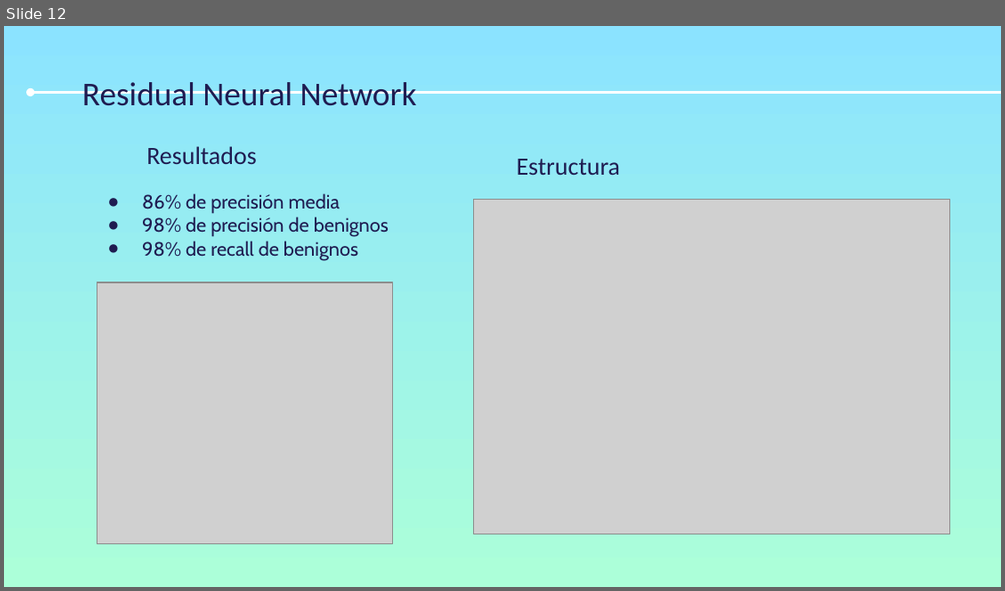
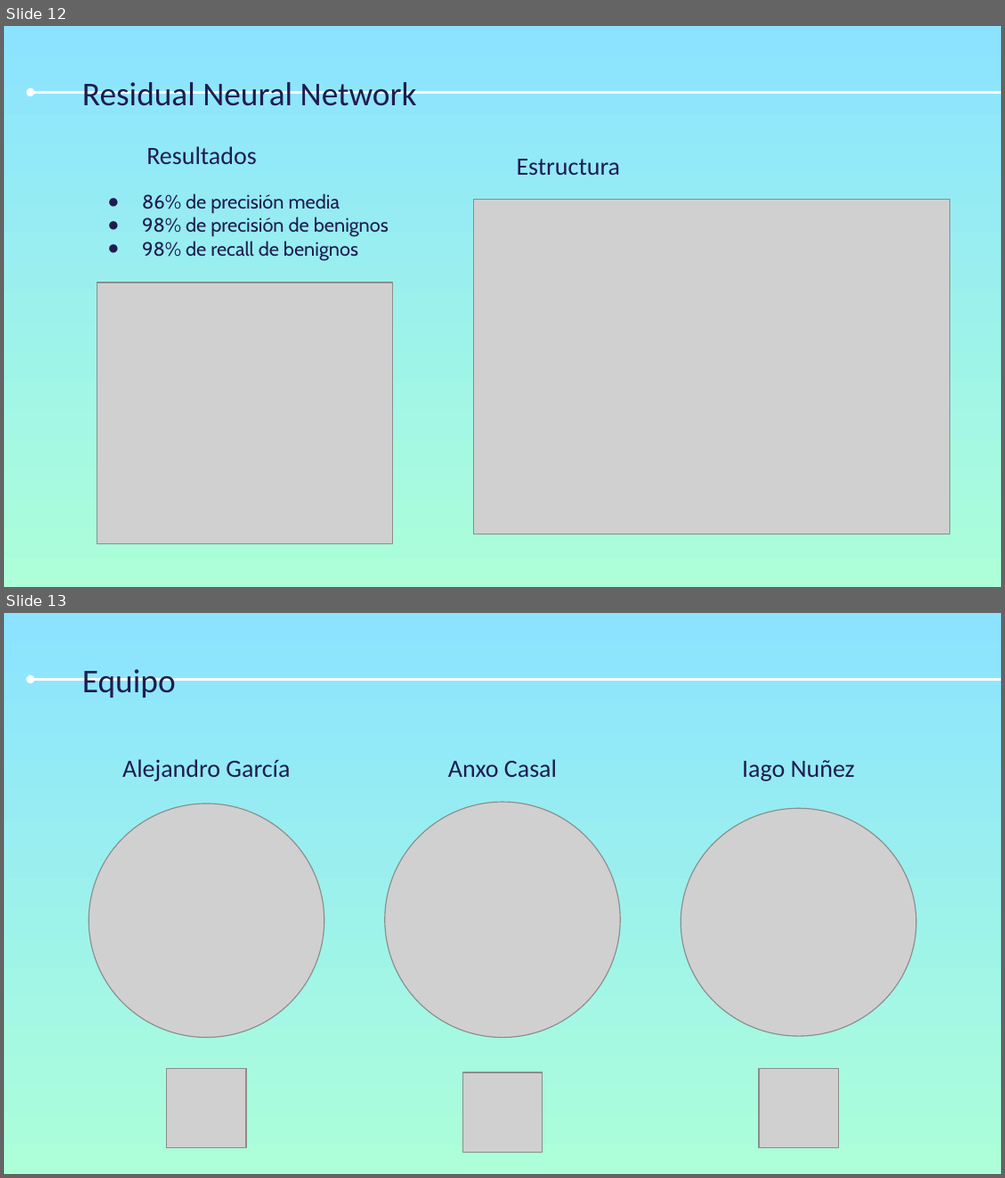
Before and after one commit to AnxoCasal/DDoS-Model-Prediction, a slide deck: Documentacion/Resumen_Proyecto.pptx. Shown one above the other, each under a label of ours: slide 12 before the commit, slides 12 and 13 after it. The pictures are 1005x591 and 1005x1178 pixels, drawn with LibreOffice and Linux fonts; fonts in the diff are those of the drawing; grey boxes stand for pictures. Boxes give left, top, right and bottom in pixels: in the first picture for what was removed or moved away, otherwise in the second. Text is boxed around its words. In the diff, an @@ line names an element or a change of style, - is before the commit and + after.

```diff
--- a/Documentacion/Resumen_Proyecto.pptx
+++ b/Documentacion/Resumen_Proyecto.pptx
@@ slide 13 added at bbox=[4, 613, 1001, 1174], background gradient #8BE3FF to #ACFFD9; not listed: 1 template element that a slide beside it also shows @@
@@ title added at bbox=[82, 669, 176, 698], 24 pt, text #1F1C51 @@
+Equipo
@@ text added at bbox=[122, 759, 290, 781], 18 pt, text #1F1C51 @@
+Alejandro García
@@ text added at bbox=[448, 759, 557, 777], 18 pt, text #1F1C51 @@
+Anxo Casal
@@ text added at bbox=[742, 760, 855, 781], 18 pt, text #1F1C51 @@
+Iago Nuñez
@@ picture added at bbox=[89, 803, 324, 1037] @@
@@ picture added at bbox=[385, 802, 620, 1037] @@
@@ picture added at bbox=[680, 809, 916, 1036] @@
@@ picture added at bbox=[167, 1069, 246, 1148] @@
@@ picture added at bbox=[462, 1072, 542, 1152] @@
@@ picture added at bbox=[759, 1069, 838, 1148] @@
```
Also in this commit, not shown: 1 slide changed.
